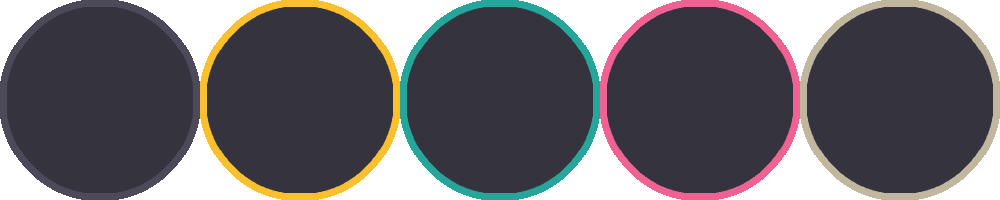
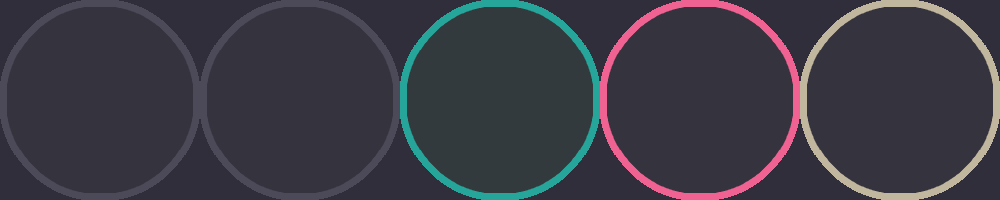
Layered file, before and after one edit (1000x200). Changes by layer:
added layer "background" over (x1=0, y1=0, x2=1000, y2=200)
